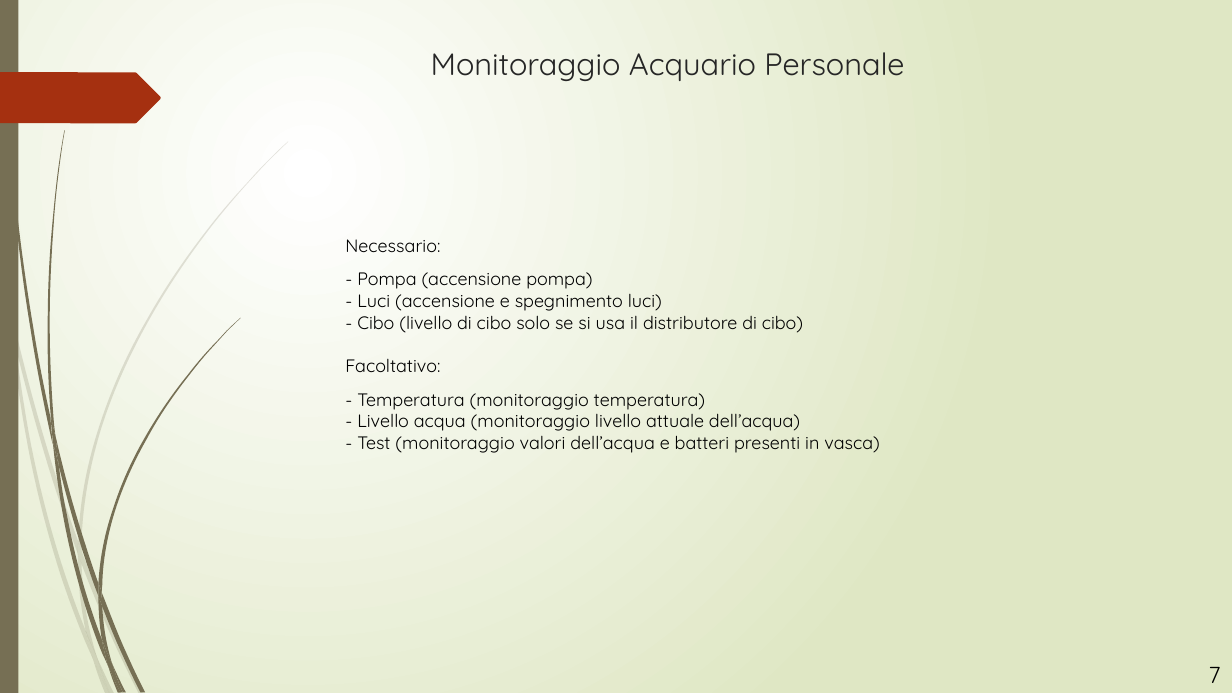
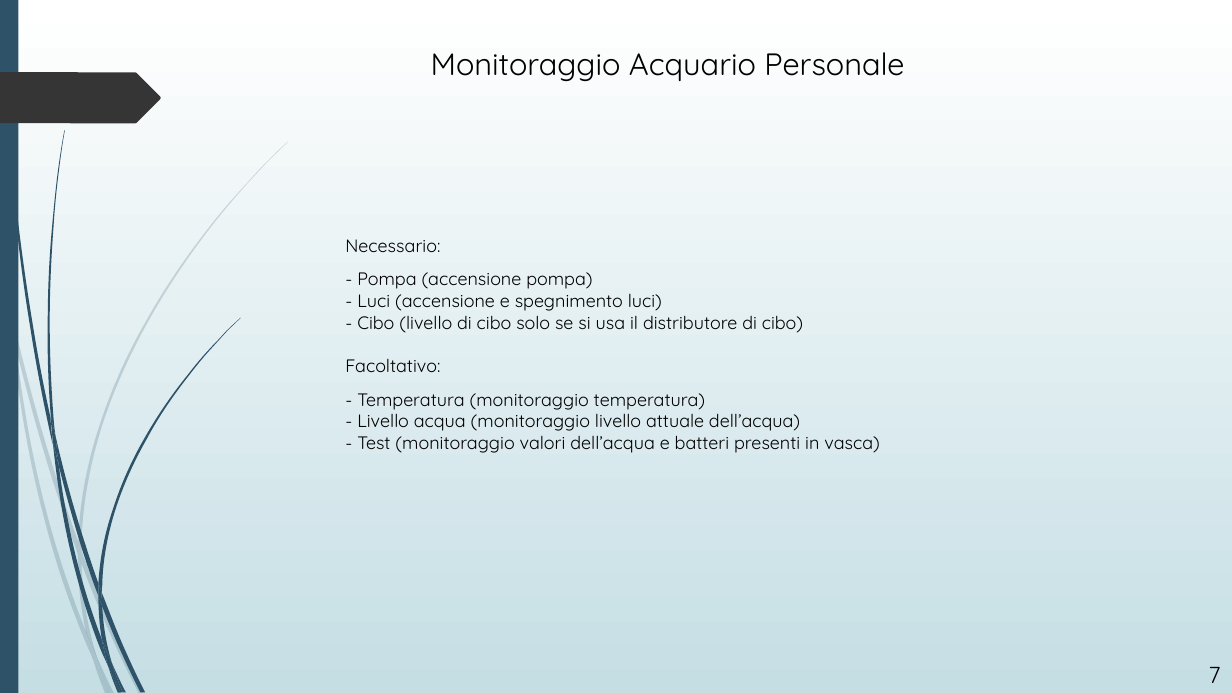
Before and after one commit to MatteoMa/MyAcquarium, a slide deck: slide 7 of presentazione applicazione.pptx. Drawn at 1232x693 pixels with LibreOffice and Linux fonts; fonts in the diff are those of the drawing. Boxes give left, top, right and bottom in pixels: in the first picture for what was removed or moved away, otherwise in the second. Text is boxed around its words. In the diff, an @@ line names an element or a change of style, - is before the commit and + after.

```diff
--- a/presentazione applicazione.pptx
+++ b/presentazione applicazione.pptx
@@ background gradient #FFFFFF to #DFE8C4 to gradient #FFFFFF to #C5DEE5 @@
@@ freeform shape at (3, 0, 53, 445): fill #766F54 to #2E5369; outline redrawn @@
@@ title "Monitoraggio Acquario Personale" at (431, 52, 904, 81): text colour #262626 to #000000 @@
@@ freeform shape at (0, 72, 161, 123): fill #A53010 to #353535 @@
@@ fill #766F54 to #2E5369 in 12 elements at (55, 436, 98, 596), (102, 592, 145, 692), (53, 441, 108, 667), (113, 665, 127, 693), (51, 415, 59, 467), (98, 318, 240, 592), (108, 667, 120, 693), (98, 596, 112, 665), (98, 583, 102, 606), (102, 639, 123, 692), (0, 0, 18, 693), (47, 130, 65, 436) @@
@@ fill #766F54 at 20% opacity to #2E5369 at 20% opacity in 10 elements at (0, 261, 10, 323), (13, 319, 79, 554), (81, 551, 143, 693), (97, 657, 115, 693), (10, 323, 93, 660), (78, 554, 97, 657), (79, 141, 288, 551), (93, 660, 110, 693), (78, 542, 81, 564), (86, 631, 110, 693) @@
```
Also in this commit, not shown: 12 other slides changed.
